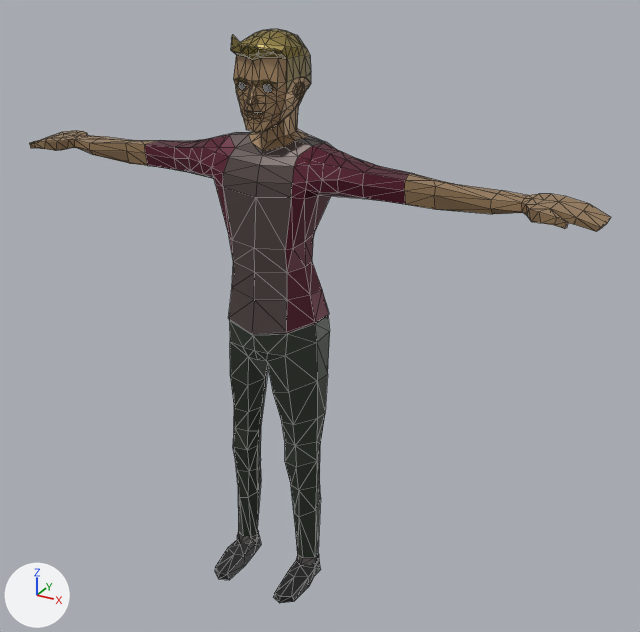
What one commit did to the glTF model www/assets/models/Man.glb.
Camera for both pictures: a 50 mm lens placed at (3.66, -5.86, 5.55), pointed at (0.35, 0.18, 2.54). Arrows for +X, +Y and +Z are at lower left; the lights stay in place. The older version comes first. Mesh edges are drawn as thin lines. Where no turn or scale is listed for an object, it has been applied to the vertices. Vertices at exactly the same position are counted once.

Objects in the first picture: 'BaseHuman'.
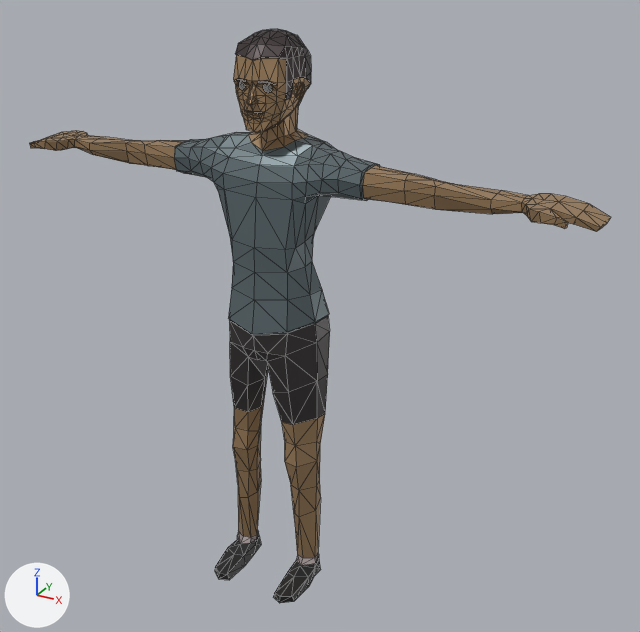
Changed parts and their boxes [x1, y1, x2, y2] in the pictures (640 x 632 px; the box of a moved part takes in the faces that stretch with it):
'BaseHuman', recoloured, reshaped: [29, 29, 611, 603] in both
part 1 of me_basehuman, moved or reshaped: before [174, 35, 377, 273]; after [174, 43, 381, 273]
part 2 of me_basehuman, recoloured (dark grey to grey): [223, 132, 327, 335] in both
part 3 of me_basehuman, recoloured: [145, 140, 412, 204] in both
part 4 of me_basehuman, recoloured (dark grey to brown): [233, 400, 325, 558] in both
part 5 of me_basehuman, recoloured: [286, 56, 311, 93] in both

The edits, one by one:
Material 'Shirt' (mat_shirt) changes colour from dark red #5c1930 to grey #657377; in linear values from (0.106, 0.00997, 0.03) to (0.131, 0.171, 0.186).
Material 'Hair' (mat_hair) changes colour from yellow #907e3e to dark grey #3a2f2f; in linear values from (0.28, 0.21, 0.0481) to (0.0418, 0.028, 0.0288).
me_basehuman is used by ob_basehuman; location (0.0, 0.0, 0.0).
me_basehuman had 940 vertices, 1851 faces and spanned x -2.6..2.6, y -0.54..0.4, z 0.0..4.84.
me_basehuman no longer uses material mat_shoes (black #272727).
me_basehuman now has 939 vertices, 1849 faces and spans x -2.6..2.6, y -0.54..0.4, z 0.0..4.84.
Part 1, on me_basehuman:
33 vertices are removed from x -0.22..0.22, y -0.29..-0.15, z 4.53..4.83.
140 faces are deleted.
4 vertices in x -0.19..0.19, y -0.2..-0.19, z 4.5 move by (0.0, 0.0, -0.01).
9 vertices move from x -0.42..0.42, y -0.22..-0.01, z 3.24..4.02 to x -0.42..0.43, y -0.2..-0.01, z 3.24..4.01.
32 vertices are added at x -0.85..0.85, y -0.23..0.21, z 3.66..4.52.
72 new faces join them, mat_shirt (grey #657377).
12 new faces join them, mat_skin (brown #a98a66).
54 new faces join them, mat_hair (dark grey #3a2f2f).
me_basehuman part 2: 56 faces spanning x -0.4..0.4, y -0.35..0.36, z 2.48..4.05 switch from mat_shirt2 (dark grey #574b49) to mat_shirt (grey #657377).
me_basehuman part 3: 36 faces spanning x -1.19..1.19, y -0.11..0.19, z 3.67..3.91 switch from mat_shirt (dark red #5c1930) to mat_skin (brown #a98a66).
me_basehuman part 4: 128 faces spanning x -0.46..0.46, y -0.22..0.13, z 0.2..1.68 switch from mat_pants (dark grey #373e34) to mat_skin (brown #a98a66).
me_basehuman part 5: 74 faces spanning x -0.26..0.26, y -0.11..0.4, z 4.38..4.67 switch from mat_hair2 (yellow #908359) to mat_hair (dark grey #3a2f2f).
